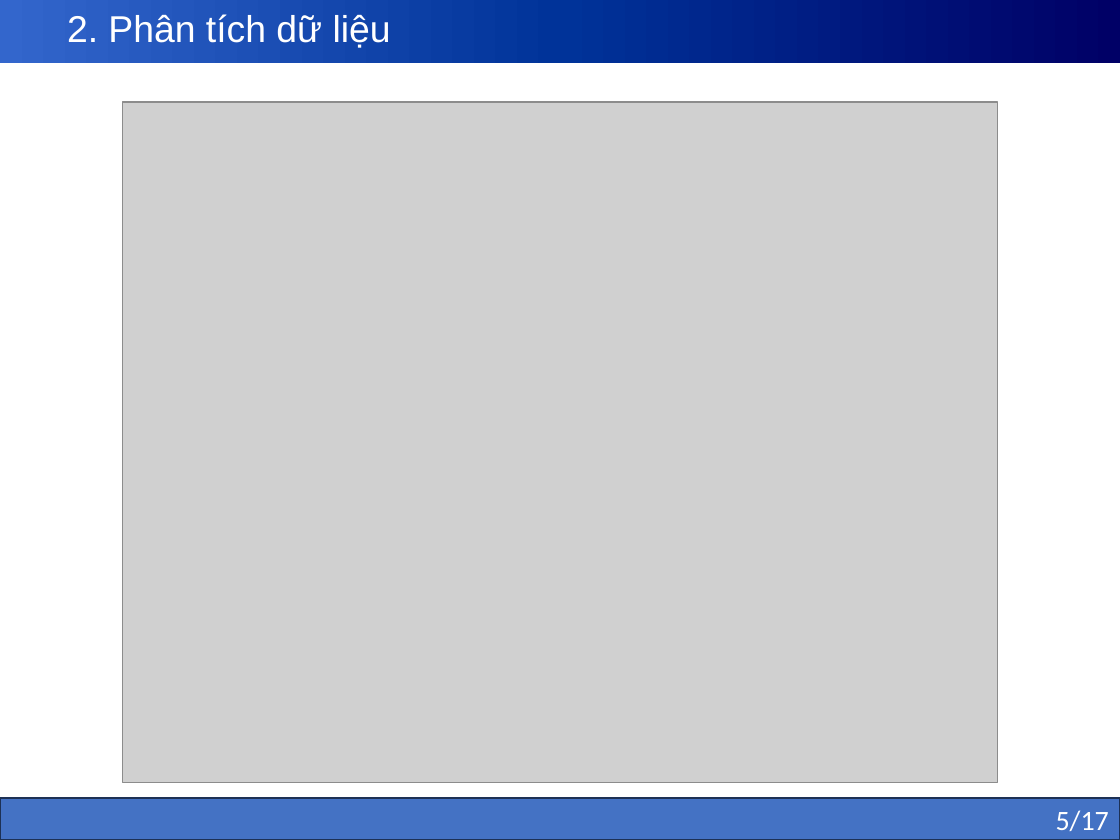
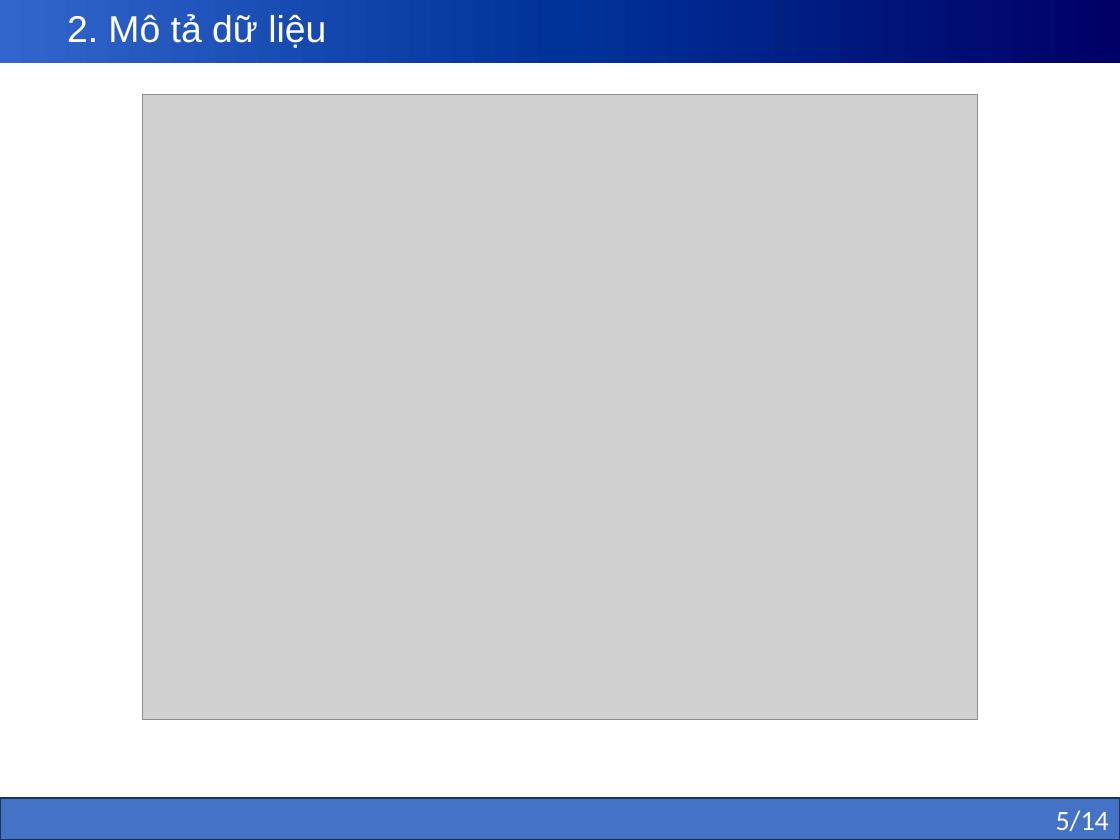
Before and after one commit to kly1906/12423030_MLproject, a slide deck: slide 5 of slides/baocaoML.pptx (slide 8 before the commit). Drawn at 1120x840 pixels with LibreOffice and Linux fonts; fonts in the diff are those of the drawing; grey boxes stand for pictures. Boxes give left, top, right and bottom in pixels: in the first picture for what was removed or moved away, otherwise in the second. Text is boxed around its words. In the diff, an @@ line names an element or a change of style, - is before the commit and + after.

```diff
--- a/slides/baocaoML.pptx
+++ b/slides/baocaoML.pptx
@@ title at bbox=[67, 14, 326, 48]: text changed @@
-2. Phân tích dữ liệu
+2. Mô tả dữ liệu
@@ picture: place and size @@
-picture at bbox=[122, 102, 997, 782]
+picture at bbox=[143, 94, 978, 719]
@@ text in rectangle at bbox=[1056, 810, 1109, 831]: text changed @@
-5/17
+5/14
```
Also in this commit, not shown: 8 other slides changed, 4 slides added, 9 slides removed, 2 other files.
